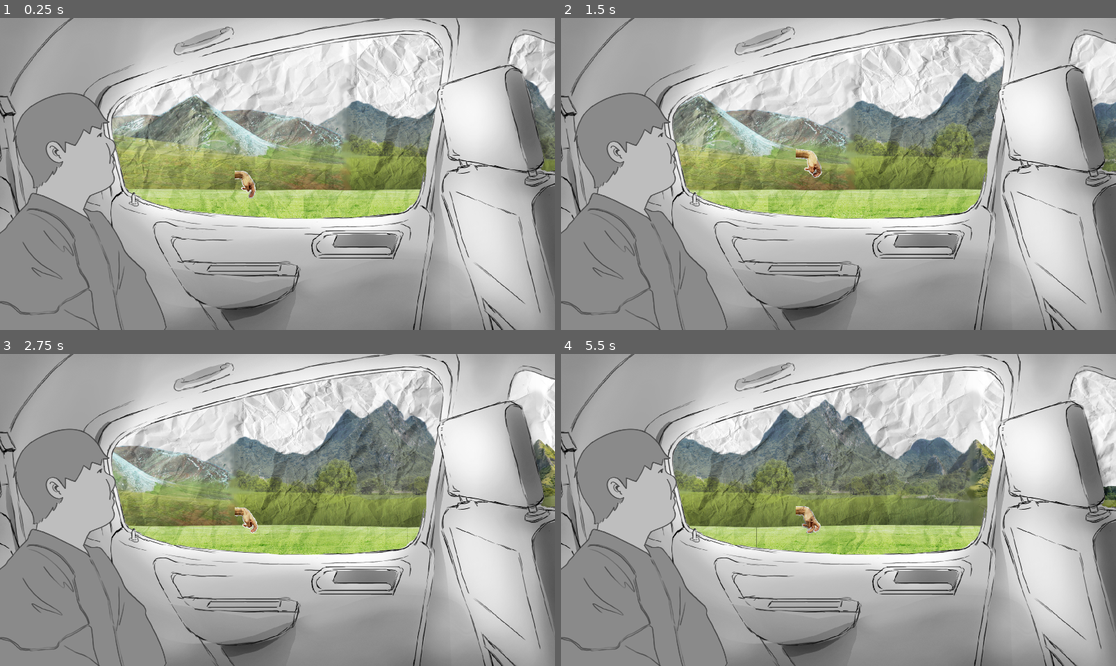
Above: before the commit, frames 1-4 (two rows, left to right).
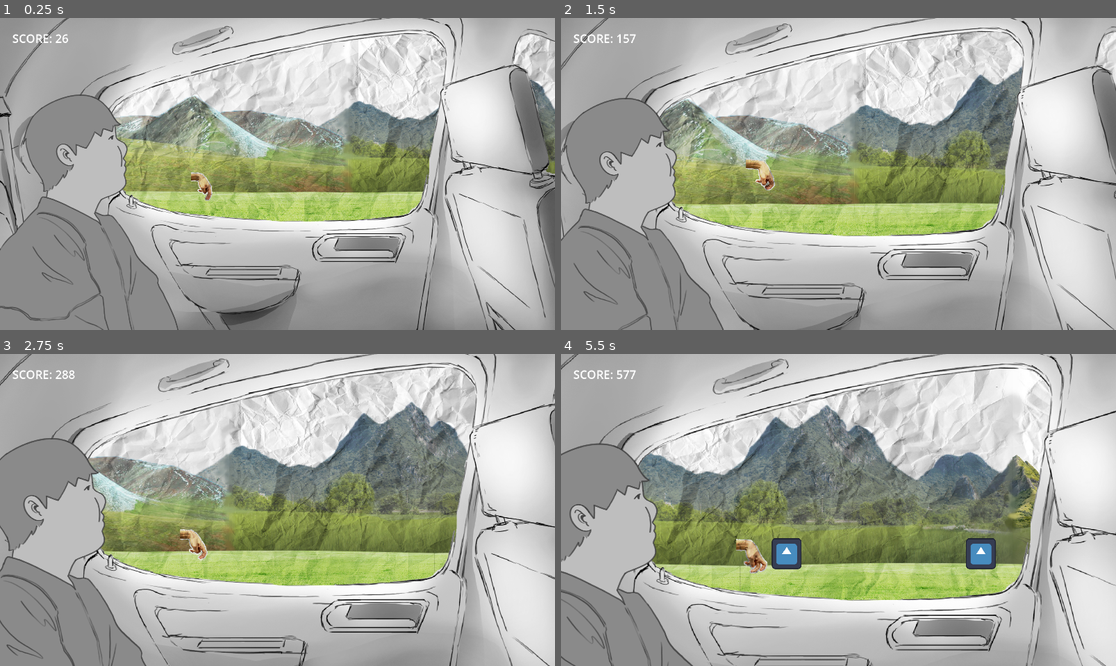
Above: after the commit, the same moments.

Repository: Turnute/DimancheApresMidi
Game: Godot game, scene res://scenes/game.tscn
The game is run twice, just before and just after one commit, with the same random seed, the same clock (stepped at 60 frames per second) and the same inputs. The engine's default icon, where the game draws it, is replaced by a stand-in: a white triangle on a blue panel in a dark square.
Inputs:
- Up to frame 1 (0.25 s): no input
- Up to frame 2 (1.5 s): tap Enter (ui_accept) at 0.5 s; tap Space (jump) at 0.77 s
- Up to frame 3 (2.75 s): tap Space (jump) at 1.52 s
- Up to frame 4 (5.5 s): tap Space (jump) at 3.02, 3.77, 4.52 s

The runs differ from the first frame. In frame 1, 20% of the frame differs, in the area x 0-100%, y 0-100%; in frame 2, 45%; in frame 3, 59%; in frame 4, 63%.

Commit message:
Add HUD, camera, character scripts and event system
Introduces a HUD scene with a score label, new camera and character scripts for zoom and texture swapping, and an event timer for triggering in-game events. Updates the main game scene to integrate these features, including a new scoring system, character texture swap at a score threshold, and improved obstacle spawner logic.

Diff:
--- /dev/null
+++ b/le-long-trajet-en-voiture/assets/events/bridge_anim.tscn
@@ -0,0 +1,162 @@
+[gd_scene load_steps=9 format=3 uid="uid://bfiqkbnrj3v2h"]
+
+[ext_resource type="Texture2D" uid="uid://xavqalohecwr" path="res://assets/events/bridge.png" id="1_8kqdj"]
+
+[sub_resource type="Animation" id="Animation_bugwq"]
+length = 0.001
+tracks/0/type = "value"
+tracks/0/imported = false
+tracks/0/enabled = true
+tracks/0/path = NodePath("AnimationPlayer/ColorRect:color")
+tracks/0/interp = 1
+tracks/0/loop_wrap = true
+tracks/0/keys = {
+"times": PackedFloat32Array(0),
+"transitions": PackedFloat32Array(1),
+"update": 0,
+"values": [Color(0, 0, 0, 0.39215687)]
+}
+tracks/1/type = "value"
+tracks/1/imported = false
+tracks/1/enabled = true
+tracks/1/path = NodePath("AnimationPlayer/Sprite2D:position")
+tracks/1/interp = 1
+tracks/1/loop_wrap = true
+tracks/1/keys = {
+"times": PackedFloat32Array(0),
+"transitions": PackedFloat32Array(1),
+"update": 0,
+"values": [Vector2(899.00006, 4)]
+}
+
+[sub_resource type="Animation" id="Animation_drcax"]
+resource_name = "debuttunnel"
+length = 8.0
+tracks/0/type = "value"
+tracks/0/imported = false
+tracks/0/enabled = true
+tracks/0/path = NodePath("AnimationPlayer/ColorRect:color")
+tracks/0/interp = 1
+tracks/0/loop_wrap = true
+tracks/0/keys = {
+"times": PackedFloat32Array(2.9333334, 3.8, 6.5, 7.5),
+"transitions": PackedFloat32Array(1, 1, 1, 1),
+"update": 0,
+"values": [Color(0, 0, 0, 0), Color(0, 0, 0, 1), Color(0, 0, 0, 1), Color(0, 0, 0, 0)]
+}
+tracks/1/type = "value"
+tracks/1/imported = false
+tracks/1/enabled = true
+tracks/1/path = NodePath("AnimationPlayer/Sprite2D:position")
+tracks/1/interp = 1
+tracks/1/loop_wrap = true
+tracks/1/keys = {
+"times": PackedFloat32Array(0, 6.46, 7.9),
+"transitions": PackedFloat32Array(1, 1, 1),
+"update": 0,
+"values": [Vector2(899, -9), Vector2(-242.06833, -9.000001), Vector2(-730, -9)]
+}
+
+[sub_resource type="Animation" id="Animation_v2wp5"]
+resource_name = "fintunnel"
+length = 2.0
+tracks/0/type = "value"
+tracks/0/imported = false
+tracks/0/enabled = true
+tracks/0/path = NodePath("AnimationPlayer/ColorRect:color")
+tracks/0/interp = 1
+tracks/0/loop_wrap = true
+tracks/0/keys = {
+"times": PackedFloat32Array(0, 1.5),
+"transitions": PackedFloat32Array(1, 1),
+"update": 0,
+"values": [Color(0, 0, 0, 1), Color(0, 0, 0, 0)]
+}
+
+[sub_resource type="Animation" id="Animation_42jx5"]
+resource_name = "over"
+length = 2.0
+tracks/0/type = "value"
+tracks/0/imported = false
+tracks/0/enabled = true
+tracks/0/path = NodePath("AnimationPlayer/ColorRect:color")
+tracks/0/interp = 1
+tracks/0/loop_wrap = true
+tracks/0/keys = {
+"times": PackedFloat32Array(0, 1.5),
+"transitions": PackedFloat32Array(1, 1),
+"update": 0,
+"values": [Color(0, 0, 0, 0), Color(0, 0, 0, 0.39215687)]
+}
+
+[sub_resource type="Animation" id="Animation_f8lsp"]
+resource_name = "start"
+length = 2.0
+tracks/0/type = "value"
+tracks/0/imported = false
+tracks/0/enabled = true
+tracks/0/path = NodePath("AnimationPlayer/ColorRect:color")
+tracks/0/interp = 1
+tracks/0/loop_wrap = true
+tracks/0/keys = {
+"times": PackedFloat32Array(0, 1.5),
+"transitions": PackedFloat32Array(1, 1),
+"update": 0,
+"values": [Color(0, 0, 0, 0.39215687), Color(0, 0, 0, 0)]
+}
+
+[sub_resource type="Animation" id="Animation_8kqdj"]
+resource_name = "debutunnel"
+length = 8.0
+tracks/0/type = "value"
+tracks/0/imported = false
+tracks/0/enabled = true
+tracks/0/path = NodePath("AnimationPlayer/Sprite2D:position")
+tracks/0/interp = 1
+tracks/0/loop_wrap = true
+tracks/0/keys = {
+"times": PackedFloat32Array(0, 6.99),
+"transitions": PackedFloat32Array(1, 1),
+"update": 0,
+"values": [Vector2(899.00006, 4), Vector2(-669.99994, 0)]
+}
+tracks/1/type = "value"
+tracks/1/imported = false
+tracks/1/enabled = true
+tracks/1/path = NodePath("AnimationPlayer/ColorRect:color")
+tracks/1/interp = 1
+tracks/1/loop_wrap = true
+tracks/1/keys = {
+"times": PackedFloat32Array(0, 2, 7.03),
+"transitions": PackedFloat32Array(1, 1, 1),
+"update": 0,
+"values": [Color(0, 0, 0, 0), Color(0, 0, 0, 1), Color(0, 0, 0, 0)]
+}
+
+[sub_resource type="AnimationLibrary" id="AnimationLibrary_42jx5"]
+_data = {
+&"RESET": SubResource("Animation_bugwq"),
+&"debuttunnel": SubResource("Animation_drcax"),
+&"debutunnel": SubResource("Animation_8kqdj"),
+&"fintunnel": SubResource("Animation_v2wp5"),
+&"over": SubResource("Animation_42jx5"),
+&"start": SubResource("Animation_f8lsp")
+}
+
+[node name="AnimationPlayer" type="AnimationPlayer"]
+libraries = {
+&"": SubResource("AnimationLibrary_42jx5")
+}
+
+[node name="ColorRect" type="ColorRect" parent="."]
+offset_left = -487.0
+offset_top = -188.0
+offset_right = 164.0
+offset_bottom = 169.0
+scale = Vector2(1.4975882, 1.0400006)
+color = Color(0, 0, 0, 0.1749503)
+
+[node name="Sprite2D" type="Sprite2D" parent="."]
+position = Vector2(-481.45074, 0.48068643)
+scale = Vector2(0.34814814, 0.34814814)
+texture = ExtResource("1_8kqdj")
--- a/le-long-trajet-en-voiture/scenes/game.tscn
+++ b/le-long-trajet-en-voiture/scenes/game.tscn
@@ -8,11 +8,18 @@
 [ext_resource type="Script" uid="uid://df6wc2nmc6mib" path="res://scripts/obstacle_spawner.gd" id="4_lbhrr"]
 [ext_resource type="Texture2D" uid="uid://c773uctqtyt0k" path="res://assets/car/car_background.png" id="7_u5sy4"]
 [ext_resource type="Texture2D" uid="uid://d4ihhosb0isdp" path="res://assets/car/character/char2.png" id="8_gee14"]
+[ext_resource type="Script" uid="uid://cysdywg71en8t" path="res://scripts/camera.gd" id="9_0tnpc"]
+[ext_resource type="Script" uid="uid://c4wc4mp5eaf60" path="res://scripts/character.gd" id="9_vtaks"]
+[ext_resource type="PackedScene" uid="uid://dckd2sv6d4xk0" path="res://scenes/hud.tscn" id="11_kvpfn"]
 
 [sub_resource type="WorldBoundaryShape2D" id="WorldBoundaryShape2D_yqjtg"]
 
 [node name="Game" type="Node2D"]
 script = ExtResource("1_lbhrr")
+
+[node name="EventTimer" type="Timer" parent="."]
+wait_time = 30.0
+autostart = true
 
 [node name="Loopable_Background" parent="." instance=ExtResource("2_p57ef")]
 position = Vector2(174, -125)
@@ -25,7 +32,7 @@
 speed_ref = NodePath("..")
 
 [node name="Player" parent="." instance=ExtResource("1_uwrxv")]
-position = Vector2(-20, -78.99999)
+position = Vector2(-53, -78.99999)
 scale = Vector2(1, 0.992)
 collision_layer = 4
 collision_mask = 10
@@ -54,11 +61,25 @@
 scale = Vector2(0.25, 0.25)
 texture = ExtResource("7_u5sy4")
 
-[node name="Sprite2D" type="Sprite2D" parent="car"]
-position = Vector2(-160, 12.000011)
+[node name="character" type="Sprite2D" parent="car"]
+position = Vector2(-116, 16.000011)
 scale = Vector2(0.35, 0.35)
 texture = ExtResource("8_gee14")
+script = ExtResource("9_vtaks")
 
 [node name="Camera2D" type="Camera2D" parent="."]
 position = Vector2(2, -86)
 zoom = Vector2(4.45, 4.45)
+script = ExtResource("9_0tnpc")
+target = NodePath("target")
+start_zoom = Vector2(4.45, 4.45)
+end_zoom = Vector2(5.6, 5.6)
+duration = 5.5
+
+[node name="HUD" parent="Camera2D" instance=ExtResource("11_kvpfn")]
+
+[node name="target" type="Node2D" parent="Camera2D"]
+position = Vector2(-3, -21)
+
+[connection signal="timeout" from="EventTimer" to="." method="_on_event_timer_timeout"]
+[connection signal="timeout" from="ObstacleSpawner/SpawnTimer" to="ObstacleSpawner" method="_on_spawn_timer_timeout"]
--- /dev/null
+++ b/le-long-trajet-en-voiture/scenes/hud.tscn
@@ -0,0 +1,13 @@
+[gd_scene format=3 uid="uid://dckd2sv6d4xk0"]
+
+[node name="HUD" type="CanvasLayer"]
+
+[node name="ScoreLabel" type="Label" parent="."]
+offset_left = 43.0
+offset_top = 43.0
+offset_right = 191.0
+offset_bottom = 98.0
+theme_override_font_sizes/font_size = 40
+text = "SCORE: "
+horizontal_alignment = 1
+vertical_alignment = 1
--- /dev/null
+++ b/le-long-trajet-en-voiture/scripts/camera.gd
@@ -0,0 +1,24 @@
+extends Camera2D
+
+@export var target: NodePath          # Le Node (Player, etc.) vers lequel on zoome
+@export var start_zoom: Vector2 = Vector2(2.0, 2.0)   # Zoom de départ (plus grand = plus loin)
+@export var end_zoom:   Vector2 = Vector2(1.0, 1.0)   # Zoom d'arrivée (1,1 = normal)
+@export var duration: float = 1.2                     # Durée de l’animation (en secondes)
+@export var move_to_target: bool = true               # Glisser la caméra vers la cible pendant le zoom ?
+
+func _ready() -> void:
+	zoom = start_zoom              # On part du zoom de départ
+
+	var tw := create_tween()
+	tw.set_trans(Tween.TRANS_SINE).set_ease(Tween.EASE_OUT)
+
+	# Anime le zoom vers la valeur finale
+	tw.parallel().tween_property(self, "zoom", end_zoom, duration)
+
+	# Optionnel : déplace la caméra pour se centrer sur la cible en même temps
+	if move_to_target and target != NodePath(""):
+		var n := get_node_or_null(target)
+		if n is Node2D:
+			tw.parallel().tween_property(self, "global_position", (n as Node2D).global_position, duration)
+
+# TODO: ZOOM PLUS LENT A L'ARRET !!!
--- /dev/null
+++ b/le-long-trajet-en-voiture/scripts/character.gd
@@ -0,0 +1,12 @@
+extends Sprite2D
+
+# Assigne tes textures ici ou via l'inspecteur
+@export var texture_2: Texture2D = preload("res://assets/car/character/char1.png")
+@export var texture_1: Texture2D = preload("res://assets/car/character/char2.png")
+
+func _ready() -> void:
+	# Texture 1 par défaut
+	texture = texture_1
+
+func swap_textures() -> void:
+	texture = texture_2 if texture == texture_1 else texture_1
--- a/le-long-trajet-en-voiture/scripts/main.gd
+++ b/le-long-trajet-en-voiture/scripts/main.gd
@@ -1,38 +1,46 @@
 extends Node2D
-
-# Game variables
-#const PLAYER_START_POS := Vector2i(-100, -7)
-#const CAM_START_POS := Vector2i(0, -50)
 
 var speed : float
 const START_SPEED : float = 10.0
 const MAX_SPEED : int = 25
+const SWAP_THRESHOLD := 5000
 
-var score : int = 0
+var score : float = 0.0
+var _did_swap := false
 
 @export var ground_scroll_speed : float
 @export var background_scroll_speed : float
 
-# Called when the node enters the scene tree for the first time.
+enum events { BRIDGE, ARGUMENT }
+
 func _ready() -> void:
 	new_game()
 
 func new_game():
-	#resets the nodes
-	#$Player.position = PLAYER_START_POS
-	#$Player.velocity = Vector2i(0, 0)
-	#$Camera2D.position = CAM_START_POS
-	#$"LE SOL".position = Vector2i(0, 0)
 	speed = START_SPEED
+	score = 0.0
+	_did_swap = false
 
+func _process(delta: float) -> void:
+	score += speed * delta * 10.5  # frame-rate indépendant
+	show_score()
+	if not _did_swap and score >= SWAP_THRESHOLD:
+		$car/character.swap_textures()
+		_did_swap = true
 
-# Called every frame. 'delta' is the elapsed time since the previous frame.
-func _process(delta: float) -> void:
-	score += speed
-	pass
+func show_score() -> void:
+	$Camera2D/HUD.get_node("ScoreLabel").text = "SCORE: " + str(int(score))
 
-func get_score() -> int :
-	return score
+func get_score() -> int:
+	return int(score)
 
-func get_speed() -> float :
+func get_speed() -> float:
 	return speed
+
+func _on_event_timer_timeout() -> void:
+	var env : int
+	$EventTimer.wait_time = randf_range(20, 40)
+	#env = (int)randf_range(0, 5)
+	#match env:
+	#	BRIDGE:
+	pass # Replace with function body.
--- a/le-long-trajet-en-voiture/scripts/obstacle_spawner.gd
+++ b/le-long-trajet-en-voiture/scripts/obstacle_spawner.gd
@@ -8,8 +8,7 @@
 	timer.start()
 
 func _process(delta: float) -> void:
-		if timer.time_left < 0.01:
-			timeout()
+	pass
 
 func timeout():
 	var obstacleInstance = obstacle.instantiate()
@@ -17,3 +16,7 @@
 	add_child(obstacleInstance)
 	timer.wait_time = randf_range(1, 4.5)
 	#print(timer.wait_time)
+
+
+func _on_spawn_timer_timeout() -> void:
+	timeout()
Binary file added: le-long-trajet-en-voiture/assets/events/bridge.png
Not shown, added: le-long-trajet-en-voiture/assets/events/bridge.png.import
Binary file added: le-long-trajet-en-voiture/assets/logo.png
Not shown, added: le-long-trajet-en-voiture/assets/logo.png.import
Not shown: 1 places in le-long-trajet-en-voiture/scenes/game.tscn that only renumber resources
Not shown, added: le-long-trajet-en-voiture/scripts/camera.gd.uid
Not shown, added: le-long-trajet-en-voiture/scripts/character.gd.uid
